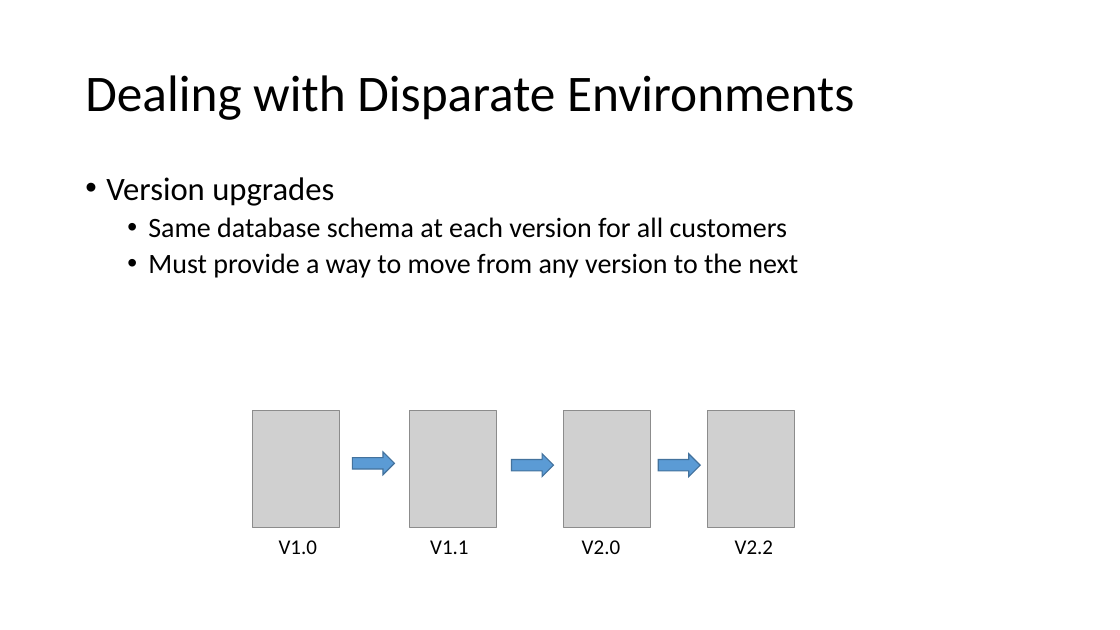
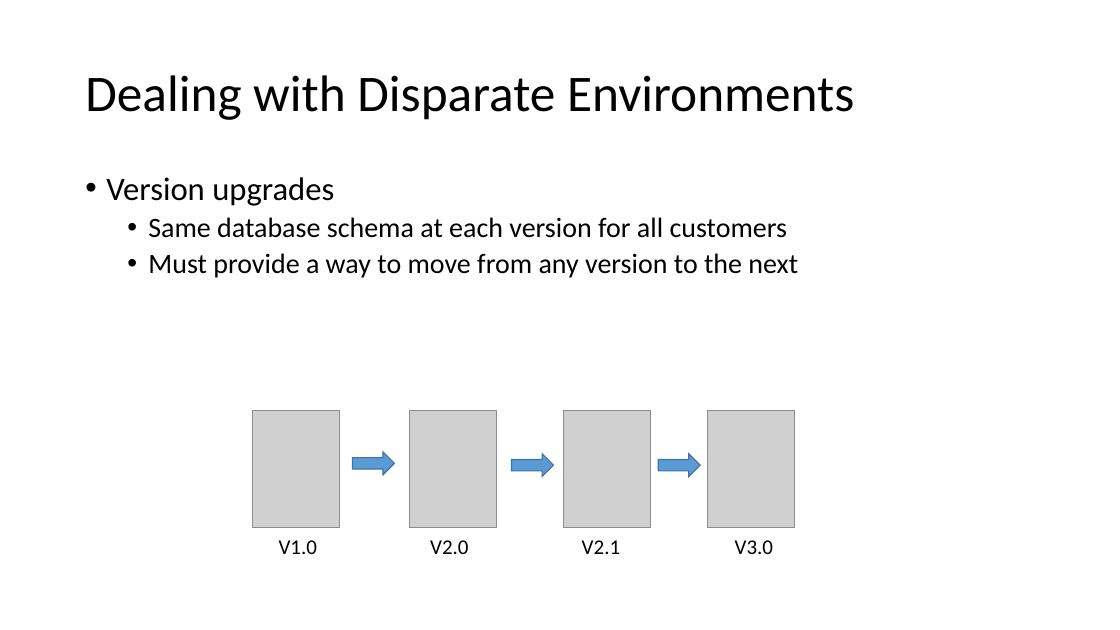
Before and after one commit to way0utwest/DatabaseDevOpsMS, a slide deck: slide 19 of Section 4 - Advanced Topics/4.0DatabaseDevOps.pptx (slide 18 before the commit). Drawn at 1120x630 pixels with LibreOffice and Linux fonts; fonts in the diff are those of the drawing; grey boxes stand for pictures. Boxes give left, top, right and bottom in pixels: in the first picture for what was removed or moved away, otherwise in the second. Text is boxed around its words. In the diff, an @@ line names an element or a change of style, - is before the commit and + after.

```diff
--- a/Section 4 - Advanced Topics/4.0DatabaseDevOps.pptx
+++ b/Section 4 - Advanced Topics/4.0DatabaseDevOps.pptx
@@ text at <box>430,540,468,554</box>: text changed @@
-V1.1
+V2.0
@@ text at <box>582,540,620,554</box>: text changed @@
-V2.0
+V2.1
@@ text at <box>735,540,773,554</box>: text changed @@
-V2.2
+V3.0
```
Also in this commit, not shown: 6 other slides changed, 2 slides added, 6 other files.
